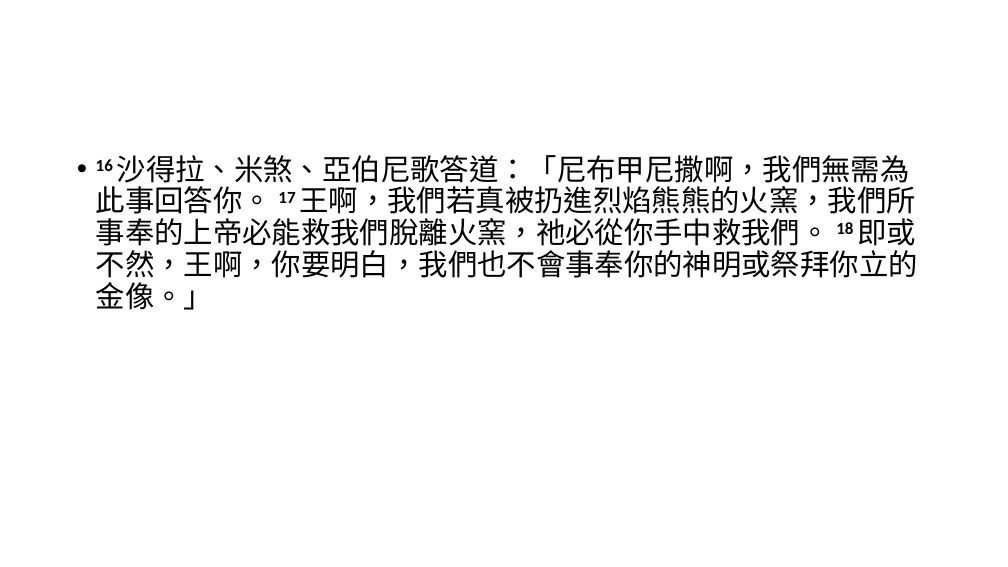
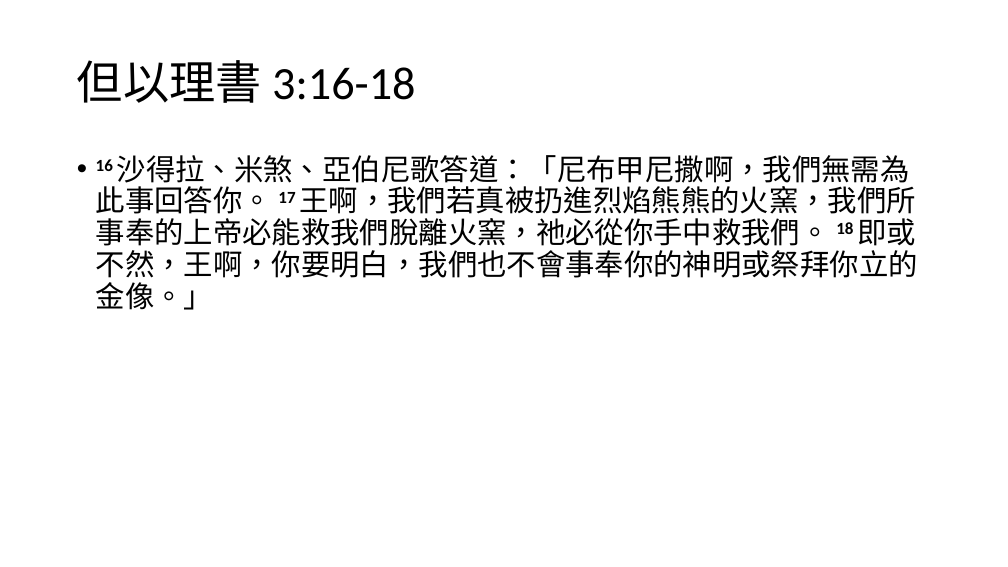
Before and after one commit to the-gates-of-Zion/24102020, a slide deck: slide 2 of share.pptx. Drawn at 1008x567 pixels with LibreOffice and Linux fonts; fonts in the diff are those of the drawing. Boxes give left, top, right and bottom in pixels: in the first picture for what was removed or moved away, otherwise in the second. Text is boxed around its words. In the diff, an @@ line names an element or a change of style, - is before the commit and + after.

Commit message:
a commit

```diff
--- a/share.pptx
+++ b/share.pptx
@@ title added at <box>77,60,415,103</box>, 44 pt, text #000000 @@
+但以理書 3:16-18
```
Also in this commit, not shown: 1 slide added.
